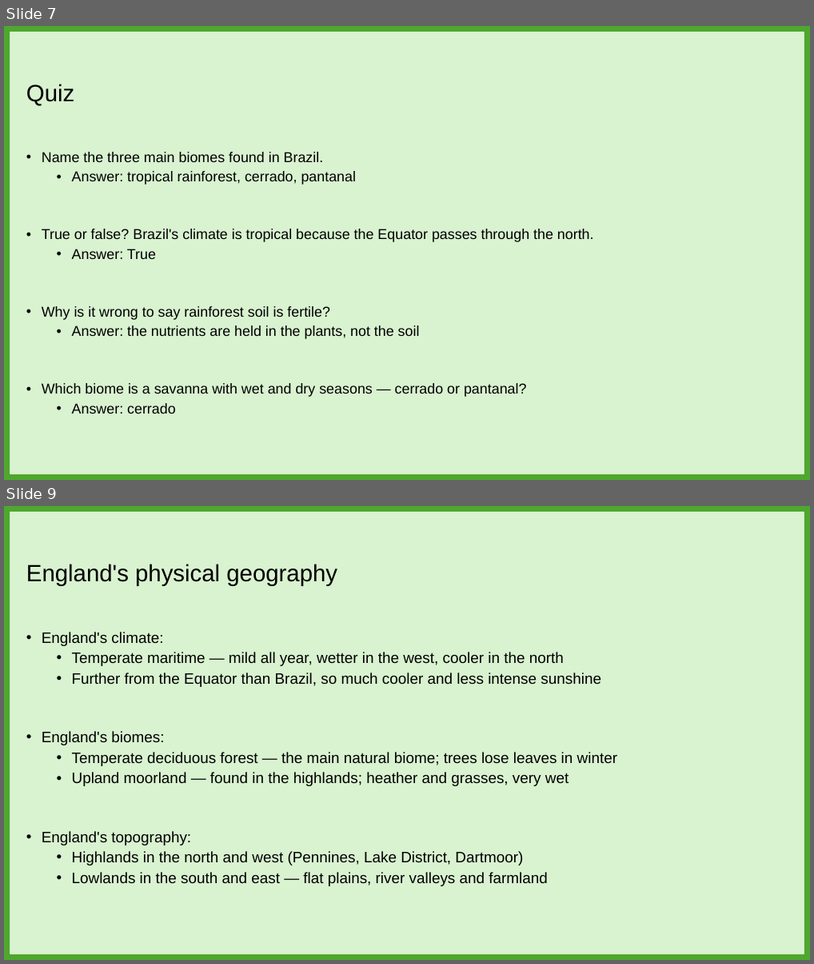
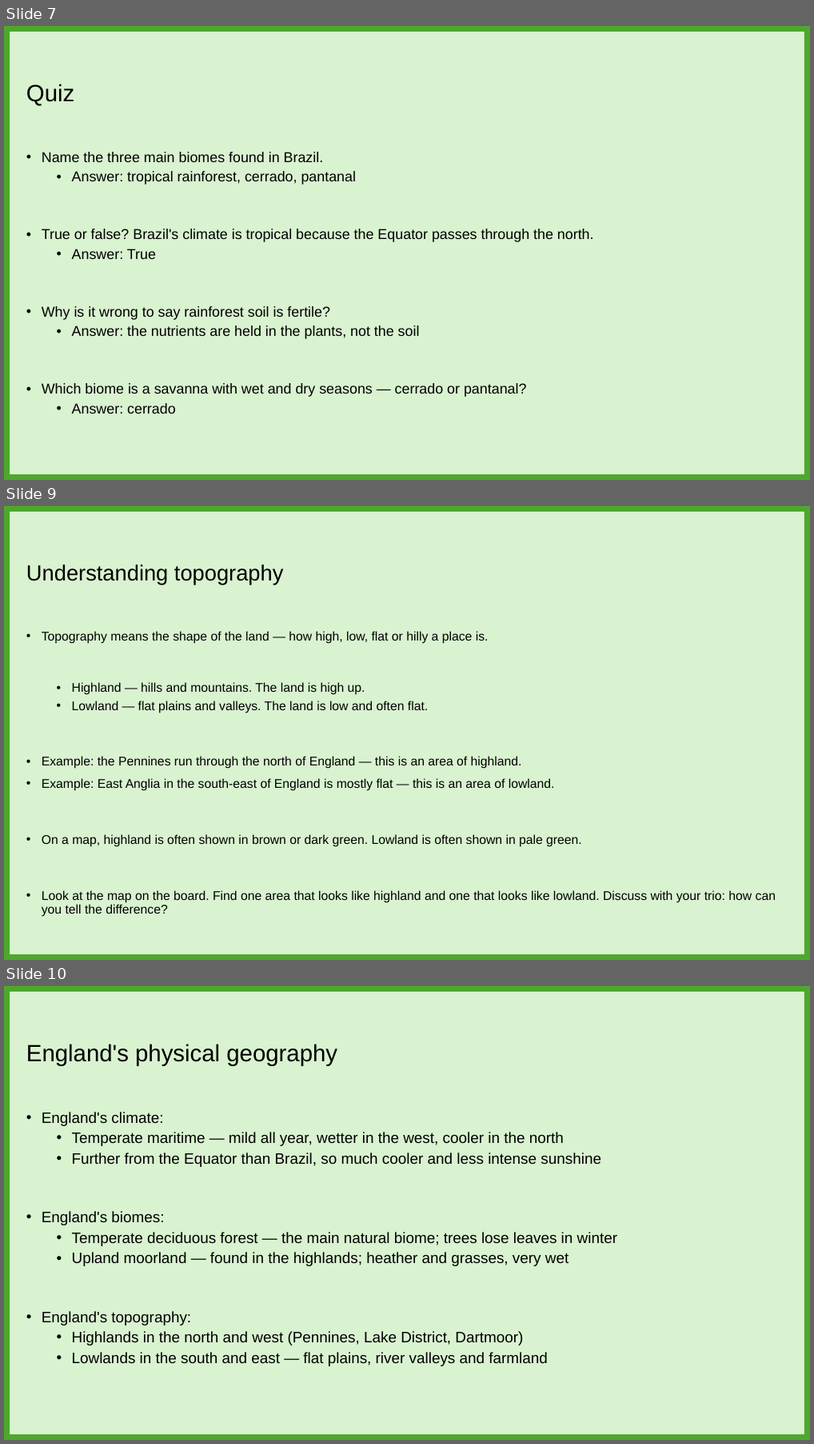
Before and after one commit to imcl75/claude_files, a slide deck: Geography/T6W4_L3_Geographers_England_Physical_Geography.pptx. Shown one above the other, each under a label of ours: slides 7 and 9 before the commit, slides 7, 9 and 10 after it; the slides between them are not shown. The pictures are 814x964 and 814x1444 pixels, drawn with LibreOffice and Linux fonts; fonts in the diff are those of the drawing; background and template pictures are left out. Boxes give left, top, right and bottom in pixels: in the first picture for what was removed or moved away, otherwise in the second. Text is boxed around its words. In the diff, an @@ line names an element or a change of style, - is before the commit and + after.

Commit message:
Fix connections pairing + LO overlap + topography slide

```diff
--- a/Geography/T6W4_L3_Geographers_England_Physical_Geography.pptx
+++ b/Geography/T6W4_L3_Geographers_England_Physical_Geography.pptx
@@ slide 9 added at (4,506,810,960), background #D9F2D0; not listed: 1 template element that a slide beside it also shows @@
@@ title added at (26,564,284,584), 26 pt, text #000000 @@
+Understanding topography
@@ text added at (42,631,776,916), 15 pt, text #000000 @@
+• Topography means the shape of the land — how high, low, flat or hilly a place is.
+  • Highland — hills and mountains. The land is high up.
+  • Lowland — flat plains and valleys. The land is low and often flat.
+• Example: the Pennines run through the north of England — this is an area of highland.
+• Example: East Anglia in the south-east of England is mostly flat — this is an area of lowland.
+• On a map, highland is often shown in brown or dark green. Lowland is often shown in pale green.
+• Look at the map on the board. Find one area that looks like highland and one that looks like lowland. Discuss with your trio: how can you tell the difference?
@@ what was slide 9 is now slide 10 @@
```
Also in this commit, not shown: 3 slides changed.
